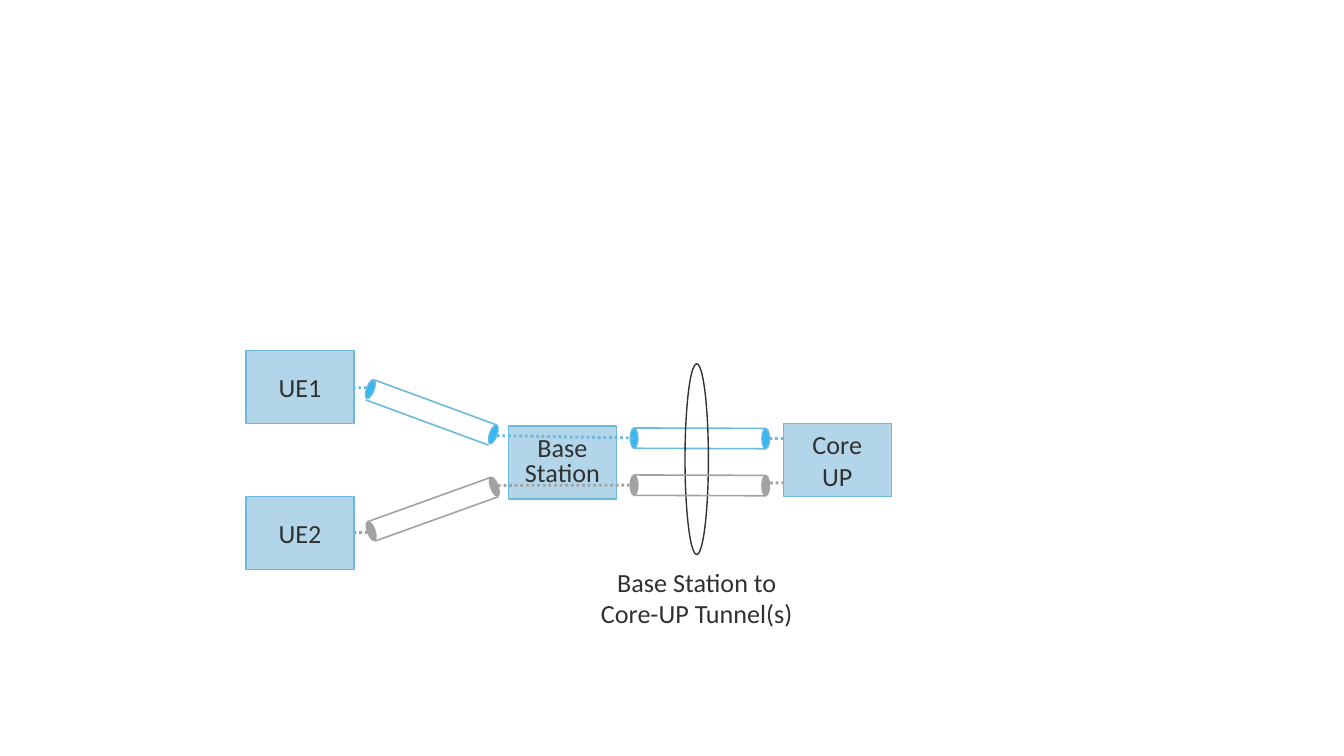
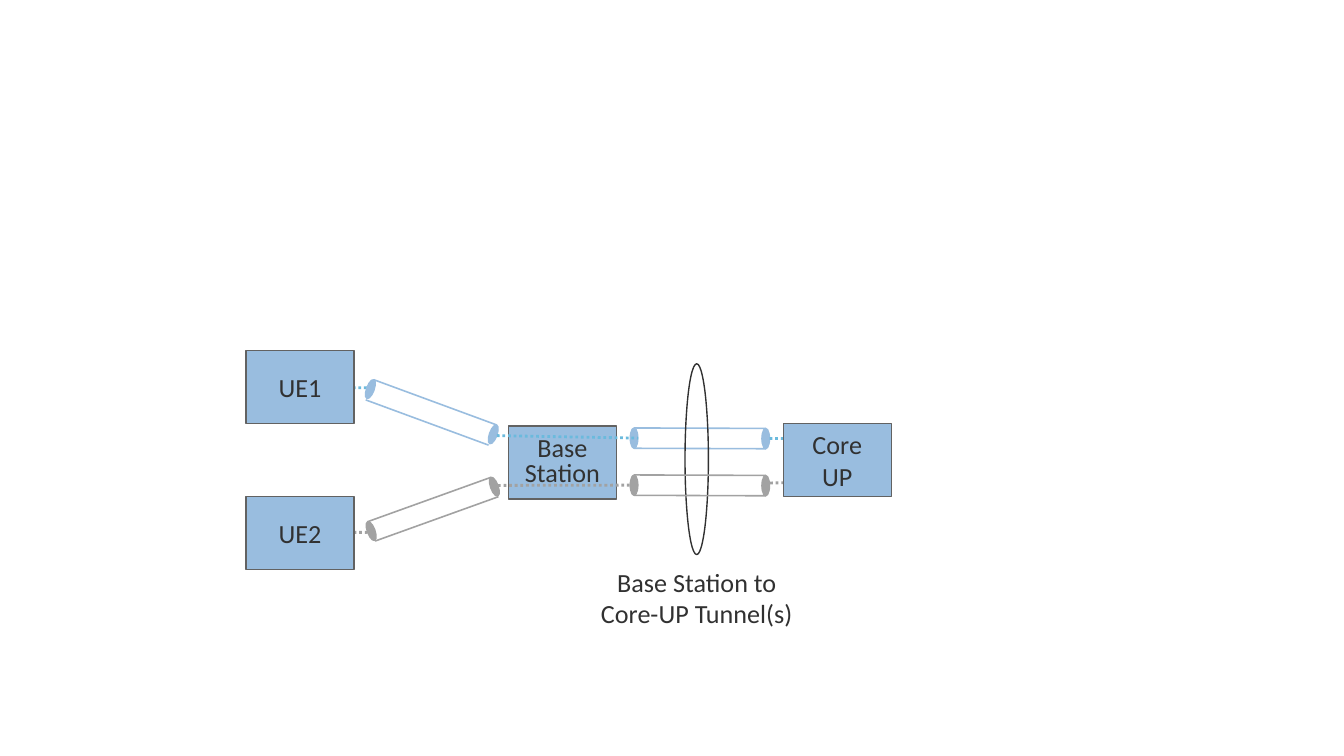
Before and after one commit to SystemsApproach/private5g, a slide deck: slide 13 of figures.pptx. Drawn at 1344x756 pixels with LibreOffice and Linux fonts; fonts in the diff are those of the drawing. Boxes give left, top, right and bottom in pixels: in the first picture for what was removed or moved away, otherwise in the second. Text is boxed around its words. In the diff, an @@ line names an element or a change of style, - is before the commit and + after.

```diff
--- a/figures.pptx
+++ b/figures.pptx
@@ line (374, 380) - (497, 425): stroke #6BBADD 0.85 pt to #99BDDF 0.85 pt @@
@@ line (366, 401) - (489, 445): stroke #6BBADD 0.85 pt to #99BDDF 0.85 pt @@
@@ line (634, 427) - (766, 429): stroke #6BBADD 0.85 pt to #99BDDF 0.85 pt @@
@@ line (634, 449) - (766, 449): stroke #6BBADD 0.85 pt to #99BDDF 0.85 pt @@
@@ fill #38B9F2 to #99BDDF; outline #6BBADD 0.75 pt to #99BDDF 0.75 pt in 4 elements at (x1=364, y1=378, x2=378, y2=400), (x1=486, y1=424, x2=500, y2=446), (x1=630, y1=427, x2=638, y2=448), (x1=762, y1=429, x2=770, y2=449) @@
@@ fill #B2D5EA to #99BDDF; outline #6BBADD 0.75 pt to #626262 0.75 pt in 4 elements at (x1=508, y1=426, x2=616, y2=499), (x1=246, y1=351, x2=353, y2=423), (x1=246, y1=496, x2=353, y2=569), (x1=784, y1=423, x2=891, y2=496) @@
```
Also in this commit, not shown: 23 other slides changed, 3 slides removed, 29 other files.
